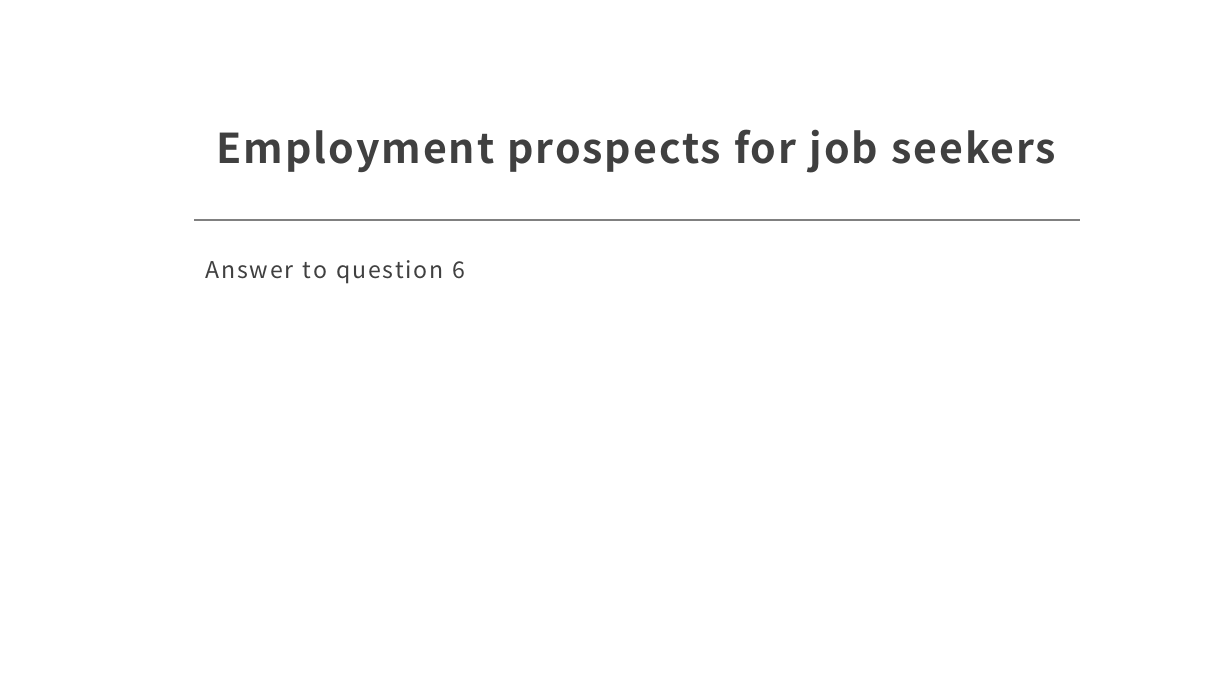
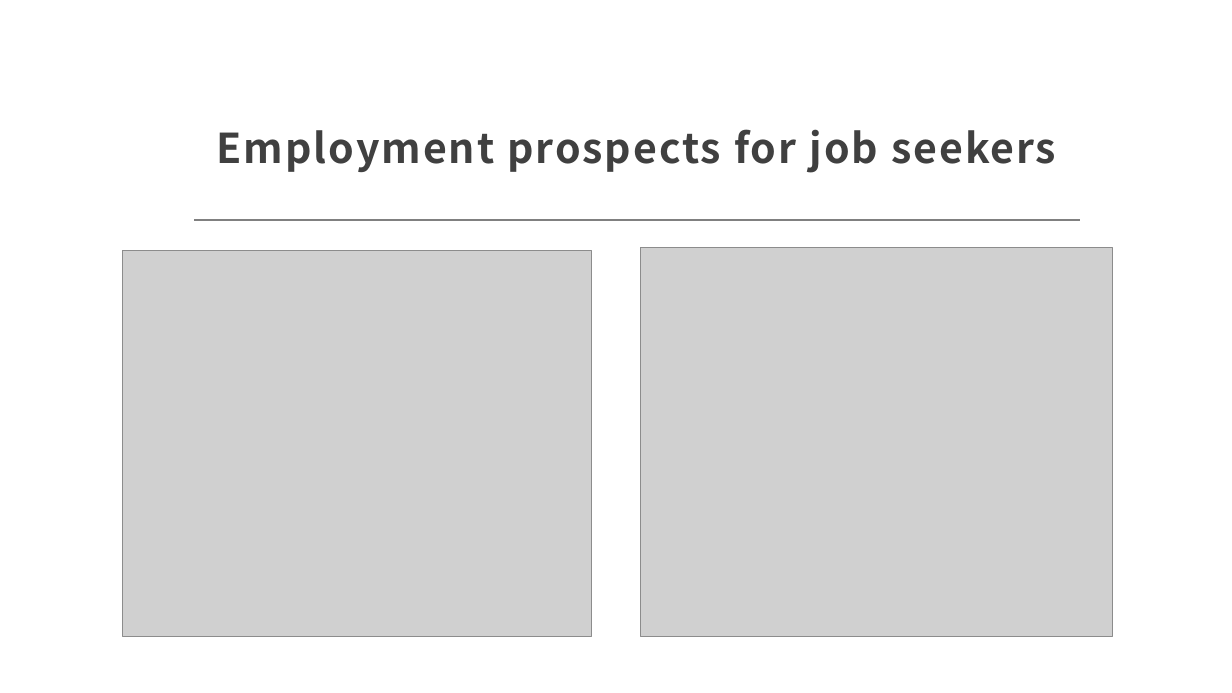
Before and after one commit to vinaya-kusuma/Project1, a slide deck: slide 23 of Project1.pptx (slide 19 before the commit). Drawn at 1232x693 pixels with LibreOffice and Linux fonts; fonts in the diff are those of the drawing; grey boxes stand for pictures. Boxes give left, top, right and bottom in pixels: in the first picture for what was removed or moved away, otherwise in the second. Text is boxed around its words. In the diff, an @@ line names an element or a change of style, - is before the commit and + after.

```diff
--- a/Project1.pptx
+++ b/Project1.pptx
@@ picture added at bbox=[123, 250, 592, 636] @@
@@ text removed at bbox=[205, 260, 466, 284] @@
-Answer to question 6
@@ picture added at bbox=[641, 248, 1114, 636] @@
```
Also in this commit, not shown: 3 other slides changed, 2 slides added.
